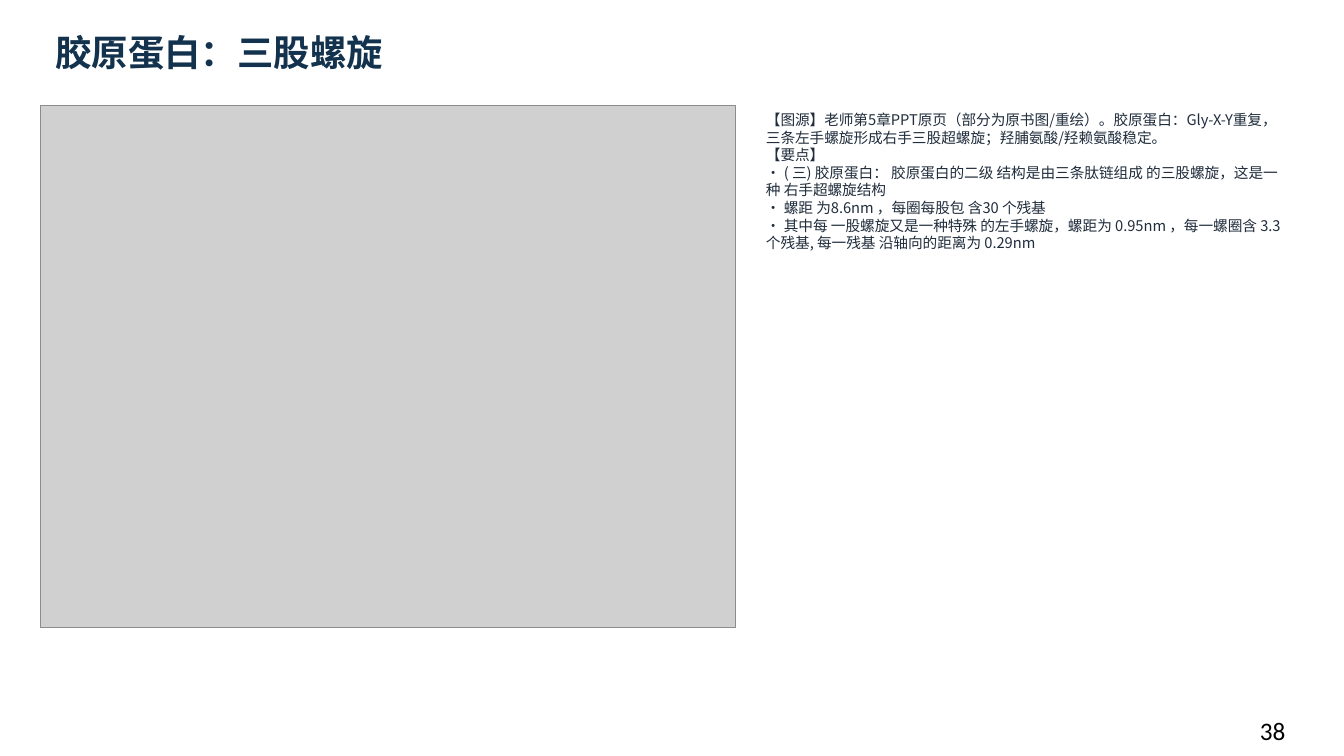
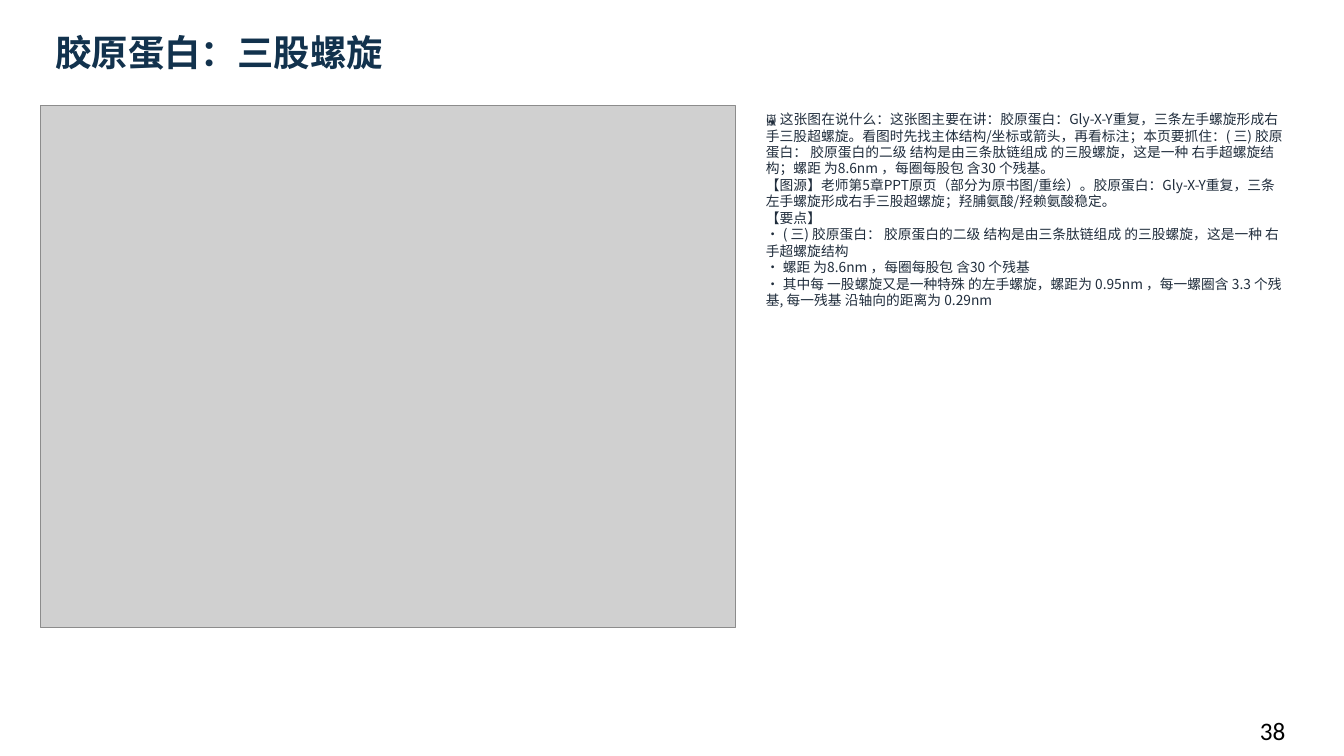
Before and after one commit to newkan-li/Biochemistry, a slide deck: slide 38 of downloads/bc03-ai-style.pptx. Drawn at 1344x756 pixels with LibreOffice and Linux fonts; fonts in the diff are those of the drawing; grey boxes stand for pictures. Boxes give left, top, right and bottom in pixels: in the first picture for what was removed or moved away, otherwise in the second. Text is boxed around its words. In the diff, an @@ line names an element or a change of style, - is before the commit and + after.

Commit message:
bc03为58张图片加通俗图说,PPT侧栏显示'这张图在说什么';下载版重生成82页;版本20261112b

```diff
--- a/downloads/bc03-ai-style.pptx
+++ b/downloads/bc03-ai-style.pptx
@@ text at bbox=[766, 112, 1283, 308]: text changed; size 10.5 to 9.8 pt @@
-【图源】老师第5章PPT原页（部分为原书图/重绘）。胶原蛋白：Gly-X-Y重复，三条左手螺旋形成右手三股超螺旋；羟脯氨酸/羟赖氨酸稳定。
-【要点】
-• ( 三) 胶原蛋白： 胶原蛋白的二级 结构是由三条肽链组成 的三股螺旋，这是一种 右手超螺旋结构
-• 螺距 为8.6nm ，每圈每股包 含30 个残基
-• 其中每 一股螺旋又是一种特殊 的左手螺旋，螺距为 0.95nm ，每一螺圈含 3.3 个残基, 每一残基 沿轴向的距离为 0.29nm
+🖼 这张图在说什么：这张图主要在讲：胶原蛋白：Gly-X-Y重复，三条左手螺旋形成右手三股超螺旋。看图时先找主体结构/坐标或箭头，再看标注；本页要抓住：( 三) 胶原蛋白： 胶原蛋白的二级 结构是由三条肽链组成 的三股螺旋，这是一种 右手超螺旋结构；螺距 为8.6nm ，每圈每股包 含30 个残基。
+【图源】老师第5章PPT原页（部分为原书图/重绘）。胶原蛋白：Gly-X-Y重复，三条左手螺旋形成右手三股超螺旋；羟脯氨酸/羟赖氨酸稳定。
+【要点】
+• ( 三) 胶原蛋白： 胶原蛋白的二级 结构是由三条肽链组成 的三股螺旋，这是一种 右手超螺旋结构
+• 螺距 为8.6nm ，每圈每股包 含30 个残基
+• 其中每 一股螺旋又是一种特殊 的左手螺旋，螺距为 0.95nm ，每一螺圈含 3.3 个残基, 每一残基 沿轴向的距离为 0.29nm
```
Also in this commit, not shown: 81 other slides changed, 5 other files.
